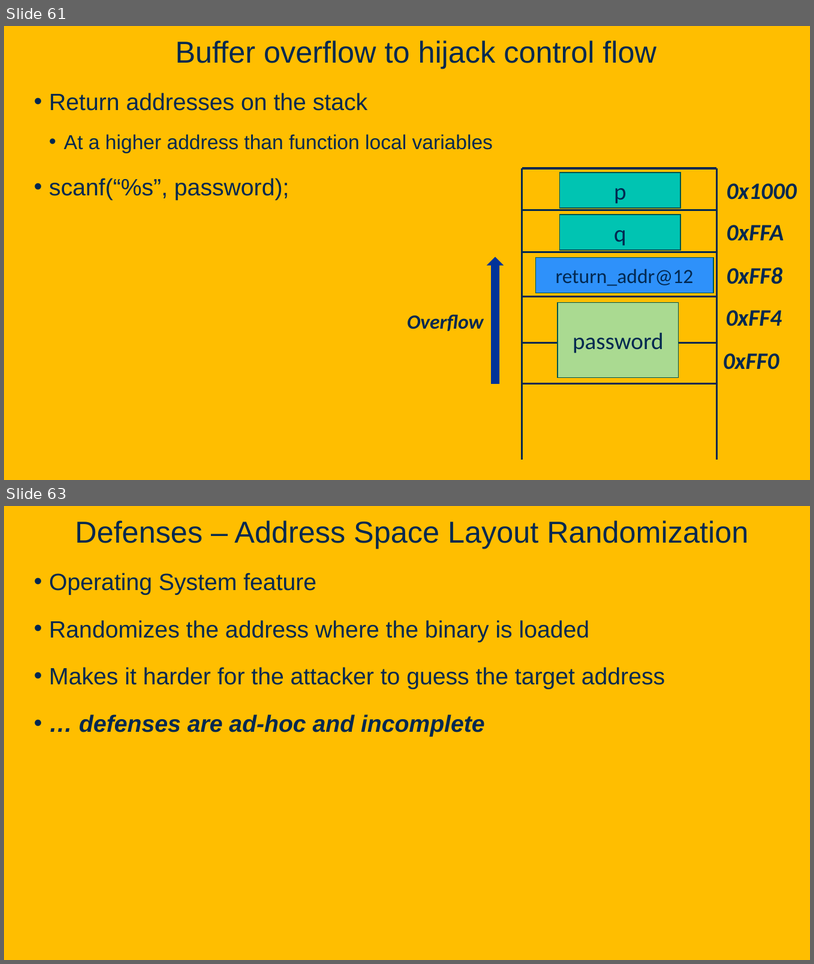
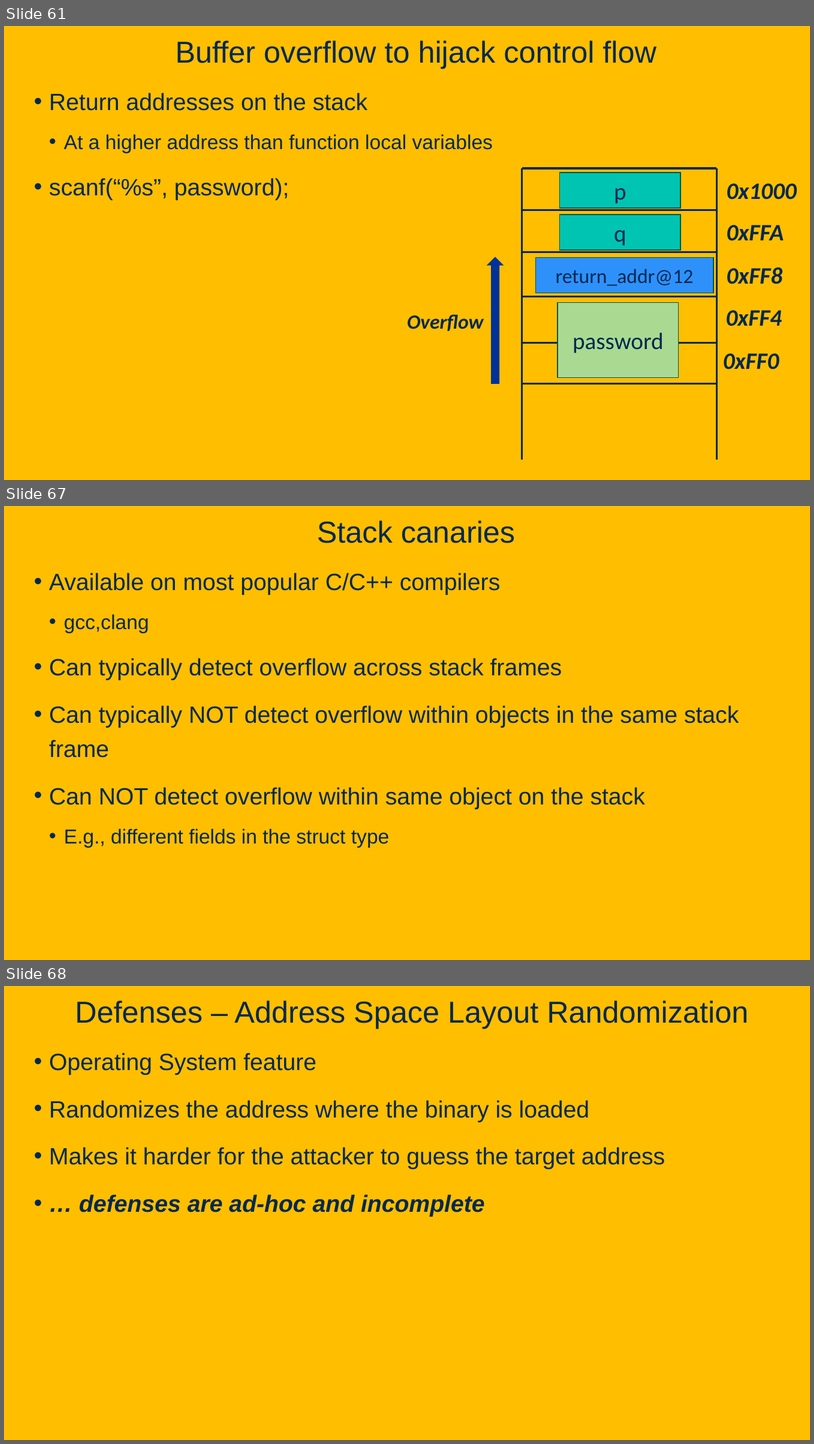
Before and after one commit to davsec-teaching/ECS160-Winter2025, a slide deck: slides/9_software_security.pptx. Shown one above the other, each under a label of ours: slides 61 and 63 before the commit, slides 61, 67 and 68 after it; the slides between them are not shown. The pictures are 814x964 and 814x1444 pixels, drawn with LibreOffice and Linux fonts; fonts in the diff are those of the drawing; background and template pictures are left out. Boxes give left, top, right and bottom in pixels: in the first picture for what was removed or moved away, otherwise in the second. Text is boxed around its words. In the diff, an @@ line names an element or a change of style, - is before the commit and + after.

```diff
--- a/slides/9_software_security.pptx
+++ b/slides/9_software_security.pptx
@@ slide 67 added at (4, 506, 810, 960), background picture (left out) @@
@@ title added at (317, 520, 515, 543), 36 pt, text #022850 @@
+Stack canaries
@@ text added at (49, 573, 739, 847), 28 pt, text #022850 @@
+• Available on most popular C/C++ compilers
+  • gcc,clang
+• Can typically detect overflow across stack frames
+• Can typically NOT detect overflow within objects in the same stack frame
+• Can NOT detect overflow within same object on the stack
+  • E.g., different fields in the struct type
@@ what was slide 63 is now slide 68 @@
```
Also in this commit, not shown: 5 slides changed, 4 other slides added.
